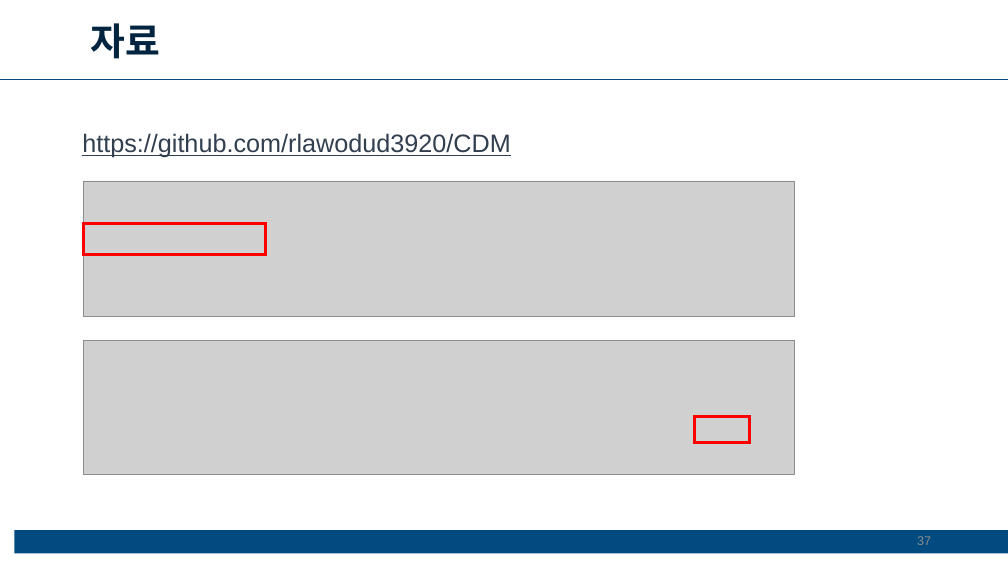
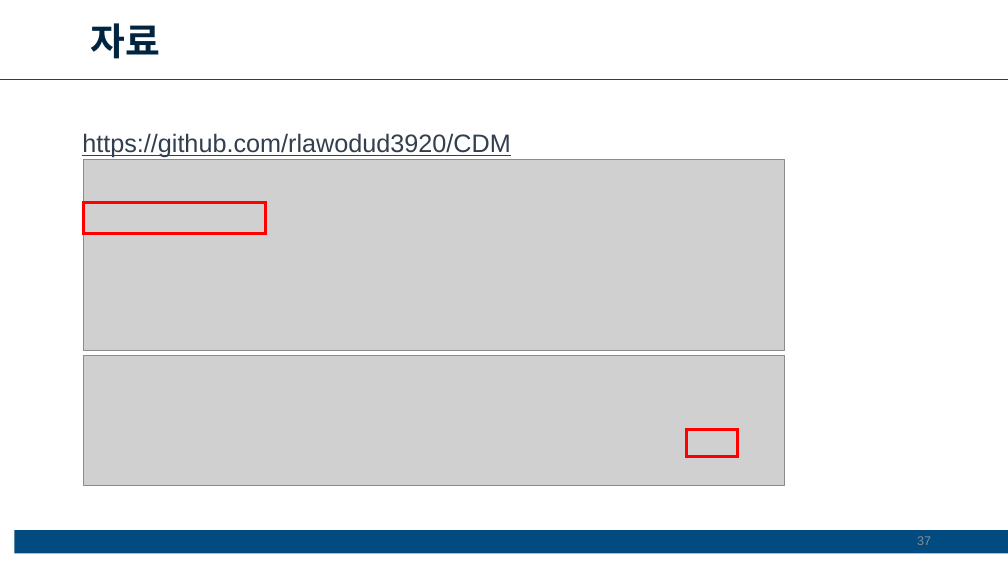
Before and after one commit to rlawodud3920/CDM, a slide deck: slide 37 of 튜토리얼 ppt 0722_DM ver..pptx. Drawn at 1008x567 pixels with LibreOffice and Linux fonts; fonts in the diff are those of the drawing; grey boxes stand for pictures. Boxes give left, top, right and bottom in pixels: in the first picture for what was removed or moved away, otherwise in the second. Text is boxed around its words. In the diff, an @@ line names an element or a change of style, - is before the commit and + after.

```diff
--- a/튜토리얼 ppt 0722_DM ver..pptx
+++ b/튜토리얼 ppt 0722_DM ver..pptx
@@ picture: place and size @@
-picture at (83,181,795,316)
+picture at (83,160,784,350)
@@ rectangle: place and size @@
-rectangle at (83,223,266,255)
+rectangle at (83,203,266,234)
@@ picture: place and size @@
-picture at (83,341,795,474)
+picture at (83,355,784,485)
@@ rectangle: place and size @@
-rectangle at (694,417,749,443)
+rectangle at (687,430,738,457)
```
Also in this commit, not shown: 3 other slides changed.
